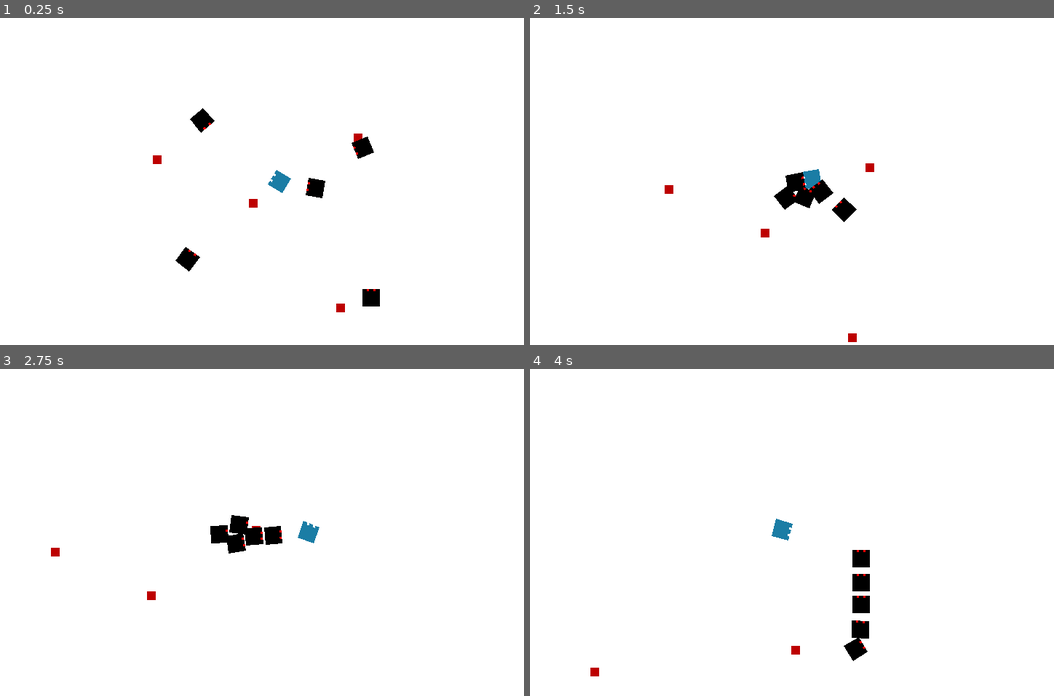
Above: before the commit, frames 1-4 (two rows, left to right).
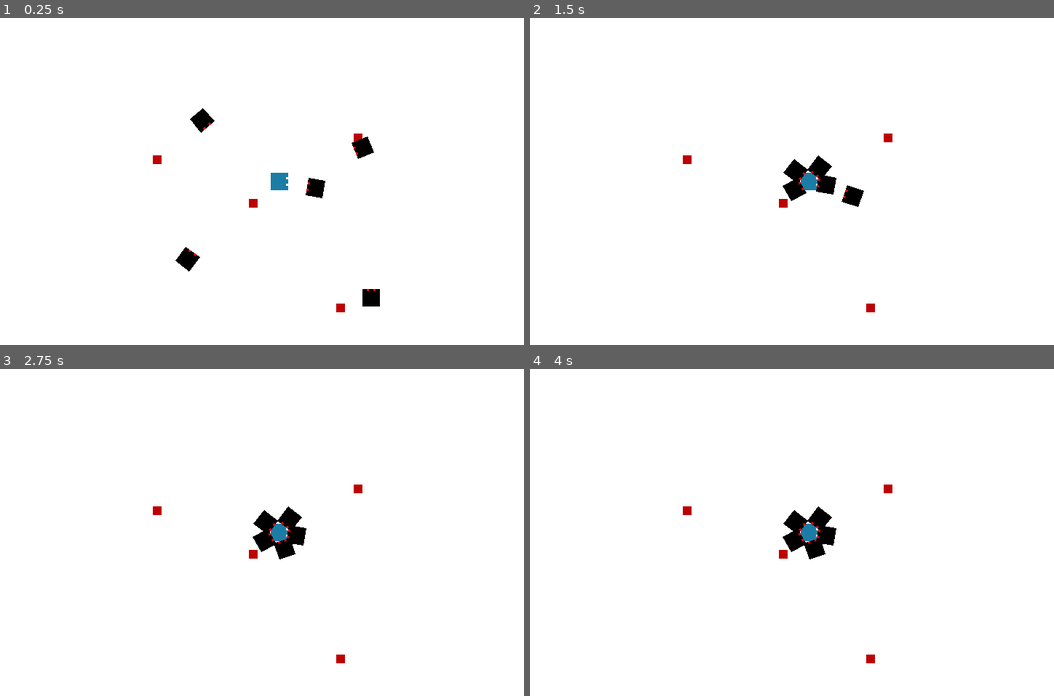
Above: after the commit, the same moments.

Repository: age-of-asparagus/bisht-jam
Game: Godot game, scene res://level_1.tscn
Two runs of this game, one before a commit and one after it. Both use one fixed random seed, a clock stepped at 60 frames per second and the inputs below.
Inputs (mouse positions are in pixels of both pictures, inside the frame that each line leads up to):
- Up to frame 1 (0.25 s): no input
- Up to frame 2 (1.5 s): move the mouse to (933, 165) at 0.52 s; hold D (move_right) 0.53-1.28 s; click (933, 165) at 0.6 s; move the mouse to (697, 197) at 1.27 s; hold S (move_down) from 1.28 s (still down); tap E (interact) at 1.35 s
- Up to frame 3 (2.75 s): move the mouse to (335, 460) at 2.02 s; release S (move_down) at 2.03 s; hold D (move_right) from 2.03 s (still down); click (335, 460) at 2.1 s
- Up to frame 4 (4 s): move the mouse to (781, 597) at 2.77 s; release D (move_right) at 2.78 s; hold W (move_up) 2.78-3.53 s; tap E (interact) at 2.85 s; move the mouse to (975, 581) at 3.52 s; hold A (move_left) from 3.53 s (still down); click (975, 581) at 3.6 s

The runs differ from the first frame. In frame 1, less than 0.1% of the frame differs, in the area x 51-56%, y 46-54%; in frame 2, 1.5%; in frame 3, 1.9%; in frame 4, 2.3%, in the area x 11-70%, y 35-94%.
Error after the commit: Parse Error: The identifier "Enemy" isn't declared in the current scope. (res://player.gd:41)

Commit message:
Player invincible and pushbakc

Diff:
--- a/player.gd
+++ b/player.gd
@@ -1,10 +1,18 @@
 extends KinematicBody2D
+onready var tween = $Tween
 
 var can_switch = false
 var strength = .01
 var velocity = Vector2.ZERO
-var speed = 75
+var max_speed = 75
+var friction = 10
+var acceleration = 10
+
 var can_attack = true
+var invicible = false
+var last_collision: KinematicCollision2D
+var pushback = Vector2.ZERO
+var pushback_strength = 80
 
 func _physics_process(delta):
 
@@ -14,26 +22,63 @@
 		else:
 			Global.lights_out = true
 
+	var direction = Input.get_vector("move_left" , "move_right" , "move_up" , "move_down")
 
-	velocity = Input.get_vector("move_left" , "move_right" , "move_up" , "move_down") * speed
+	if direction == Vector2.ZERO:
+		velocity = velocity.move_toward(Vector2.ZERO, friction)
+	else:
+		velocity += direction * acceleration
+		velocity = velocity.limit_length(max_speed)
+
+	pushback = pushback.move_toward(Vector2.ZERO, friction)
+
+	velocity += pushback
 
 	look_at(get_global_mouse_position())
-
 	move_and_slide(velocity)
 
+	last_collision = get_last_slide_collision()
+	if last_collision and last_collision.collider is Enemy:
+		pushback = last_collision.normal * pushback_strength
 
 	if Input.is_action_just_pressed("attack"):
 		can_attack = false
 		attack()
 
 
-
-
 func attack():
 	pass
 
 
+func set_invincible(status=true):
+	# toggle invicible flag
+	invicible = status
+	# toggle flash character
+	if status:
+		$AnimationPlayer.play("Flash")
+	else:
+		$AnimationPlayer.play("RESET")
+	# toggle collision with enemies
+	set_collision_mask_bit(4, not status)
+	set_collision_layer_bit(0, not status)
+
+	$InvincibilityTimer.start()
+
+
 func _on_Area2D_body_entered(body):
-	var direction = (body.global_position - global_position).normalized()
-	var velocity_in_direction = velocity.dot(direction)
-	body.global_position += velocity_in_direction * -direction * strength
+	if not invicible:
+		# Then just got hit
+		print("Ouch")
+		set_invincible(true)
+#
+#		# jump back
+		print(last_collision)
+
+
+#	var direction = (body.global_position - global_position).normalized()
+#	var velocity_in_direction = velocity.dot(direction)
+#	body.global_position += velocity_in_direction * -direction * strength
+
+
+func _on_InvincibilityTimer_timeout():
+	set_invincible(false)
--- a/player.tscn
+++ b/player.tscn
@@ -8,6 +8,38 @@
 
 [sub_resource type="CircleShape2D" id=2]
 radius = 4.0
+
+[sub_resource type="Animation" id=3]
+resource_name = "Flash"
+length = 0.4
+loop = true
+tracks/0/type = "value"
+tracks/0/path = NodePath("Sprite:modulate")
+tracks/0/interp = 1
+tracks/0/loop_wrap = true
+tracks/0/imported = false
+tracks/0/enabled = true
+tracks/0/keys = {
+"times": PoolRealArray( 0, 0.2, 0.4 ),
+"transitions": PoolRealArray( 1, 1, 1 ),
+"update": 0,
+"values": [ Color( 1, 1, 1, 1 ), Color( 1, 0, 0, 1 ), Color( 1, 1, 1, 1 ) ]
+}
+
+[sub_resource type="Animation" id=4]
+length = 0.001
+tracks/0/type = "value"
+tracks/0/path = NodePath("Sprite:modulate")
+tracks/0/interp = 1
+tracks/0/loop_wrap = true
+tracks/0/imported = false
+tracks/0/enabled = true
+tracks/0/keys = {
+"times": PoolRealArray( 0 ),
+"transitions": PoolRealArray( 1 ),
+"update": 0,
+"values": [ Color( 1, 1, 1, 1 ) ]
+}
 
 [node name="player" type="KinematicBody2D"]
 collision_mask = 6
@@ -38,4 +70,15 @@
 
 [node name="CanvasLayer" type="CanvasLayer" parent="."]
 
+[node name="AnimationPlayer" type="AnimationPlayer" parent="."]
+anims/Flash = SubResource( 3 )
+anims/RESET = SubResource( 4 )
+
+[node name="InvincibilityTimer" type="Timer" parent="."]
+wait_time = 2.0
+one_shot = true
+
+[node name="Tween" type="Tween" parent="."]
+
 [connection signal="body_entered" from="Area2D" to="." method="_on_Area2D_body_entered"]
+[connection signal="timeout" from="InvincibilityTimer" to="." method="_on_InvincibilityTimer_timeout"]
Not shown: 1 places in player.tscn that only renumber resources
